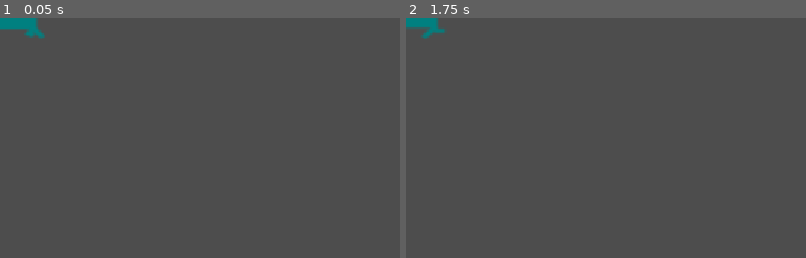
Above: before the commit, frames 1-2 (left to right).
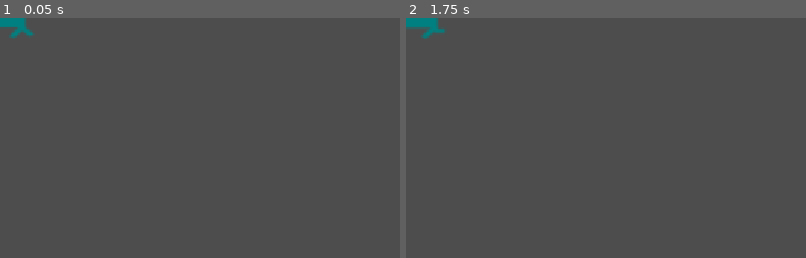
Above: after the commit, the same moments.

Repository: juxxon23/alien_arena_re
Game: Godot game, scene res://scenes/drone.tscn
Same seed, same stepped clock (60 frames per second), same inputs: the game is played once before the commit and once after it. This scene is started directly instead of the project's main scene.
Inputs:
- Up to frame 1 (0.05 s): no input
- Up to frame 2 (1.75 s): tap Enter (ui_accept) at 0.5, 0.77, 1.25, 1.52 s; hold Right (ui_right) 0.53-1.28 s; tap Shift (add_time) at 0.6 s; hold Down (ui_down) from 1.28 s (still down); tap X (flush) at 1.35 s
The pictures show only the part of the screen within x 0-50%, y 0-50%; the shares and areas given below are measured in that part.

The runs differ from the first frame. In frame 1, 0.4% of the frame differs, in the area x 0-12%, y 0-9%; in frame 2, nothing differs.

Commit message:
Drone object

Diff:
--- a/scenes/drone.tscn
+++ b/scenes/drone.tscn
@@ -45,20 +45,21 @@
 }]
 
 [sub_resource type="RectangleShape2D" id="RectangleShape2D_nxcwj"]
-size = Vector2(47, 21.3333)
+size = Vector2(36.3333, 21.3333)
 
-[node name="Drone" type="AnimatableBody2D"]
+[node name="Drone" type="CharacterBody2D"]
+motion_mode = 1
 script = ExtResource("1_knnud")
 
 [node name="AnimatedSprite2D" type="AnimatedSprite2D" parent="."]
 position = Vector2(-2.75, 0)
 scale = Vector2(2.88776, 3)
 sprite_frames = SubResource("SpriteFrames_f6asb")
-animation = &"idle"
-frame_progress = 0.712259
+animation = &"walking"
+frame = 2
+frame_progress = 0.655439
 
 [node name="CollisionShape2D" type="CollisionShape2D" parent="."]
 position = Vector2(-3.5, 0)
 scale = Vector2(3, 3)
 shape = SubResource("RectangleShape2D_nxcwj")
-disabled = true
--- a/src/drone.gd
+++ b/src/drone.gd
@@ -1,5 +1,42 @@
-extends AnimatableBody2D
+extends CharacterBody2D
+
+@export var speed = 100 # (pixels/sec)
+var player_owner : String
 
 
 func _ready() -> void:
 	$AnimatedSprite2D.play("walking")
+
+
+func _physics_process(_delta: float) -> void:
+	if position != Vector2.ZERO:
+		velocity = Vector2.ZERO
+		velocity.x -= speed
+
+	move_and_slide()
+
+	if is_on_wall():
+		get_tree().call_group("score", "add_score", player_owner, 50)
+		queue_free()
+
+
+func set_coll_layer(layers: Array) -> void:
+	var layer_sum : int = 0
+
+	for layer in layers:
+		layer_sum += int(pow(2, layer-1))
+
+	set_collision_layer(layer_sum)
+
+
+func set_coll_mask(masks: Array) -> void:
+	var mask_sum : int = 0
+
+	for mask in masks:
+		mask_sum += int(pow(2, mask-1))
+
+	set_collision_mask(mask_sum)
+
+
+func set_player_owner(body_name: String) -> void:
+	player_owner = body_name
